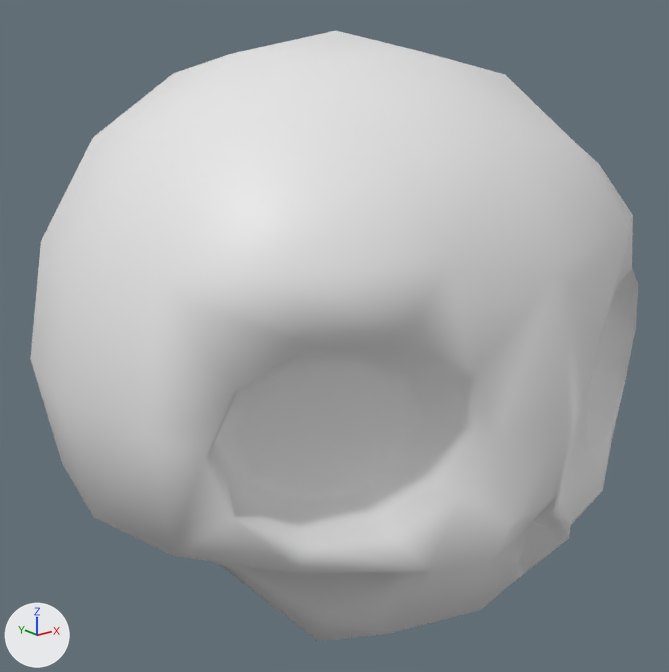
One commit to the Blender file 3d-hack&slash/Models/mob.blend: the scene before it, then after it.
The view is the same before and after, from a camera (50 mm lens) standing at (-1.619, -2.017, 0.801) and looking at (-0.009, -0.005, -0.004). Lighting does not change. The marker at lower left points along +X, +Y and +Z. The older version comes first.

The scene before the commit, as lines of its bpy script (objects in view):
```python
me_cube_001 = bpy.data.meshes.new('Cube.001')
me_cube_001.from_pydata(...)  # 184 vertices, 186 faces; spans x -0.84..0.84, y -0.84..0.84, z -0.78..0.84
me_cube_001.polygons.foreach_set('use_smooth', [True] * 186)
me_cube_001.materials.append(mat_material_001)  # white #e7e7e7
ob_cube = bpy.data.objects.new('Cube', me_cube_001)
ob_cube.location = (0.0, 0.0, 0.0)
```
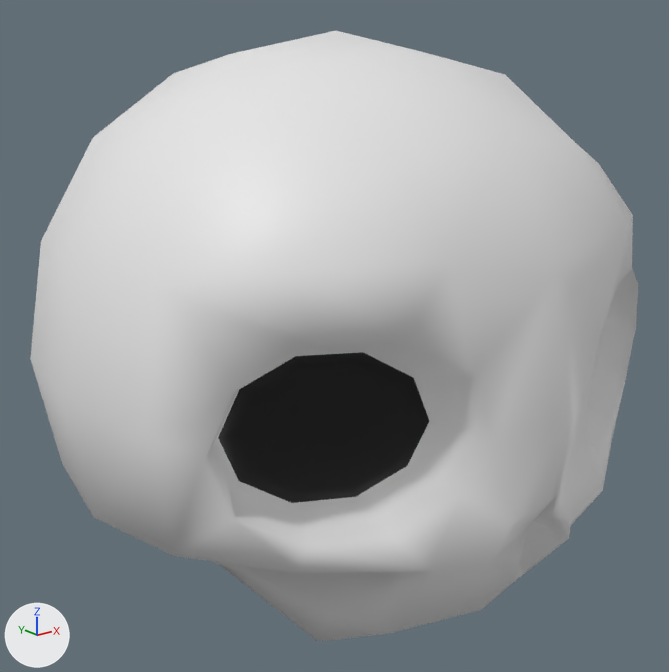
What differs and where, as boxes [x1, y1, x2, y2] in the pictures (669 x 672 px):
part 1 of me_cube_001, recoloured (white to black): [218, 352, 429, 503] in both

What the commit changed:
Material 'Material' (mat_material) is new.
Its base color is (0.0, 0.0, 0.0) (black #000000).
me_cube_001 has 184 vertices, 186 faces and spans x -0.84..0.84, y -0.84..0.84, z -0.78..0.84.
me_cube_001 is used by ob_cube; location (0.0, 0.0, 0.0).
me_cube_001 part 1: 28 of the faces centred in x -0.62..0.62, y -0.6..-0.44, z -0.17..0.15 switch from mat_material_001 (white #e7e7e7) to mat_material (black #000000).
